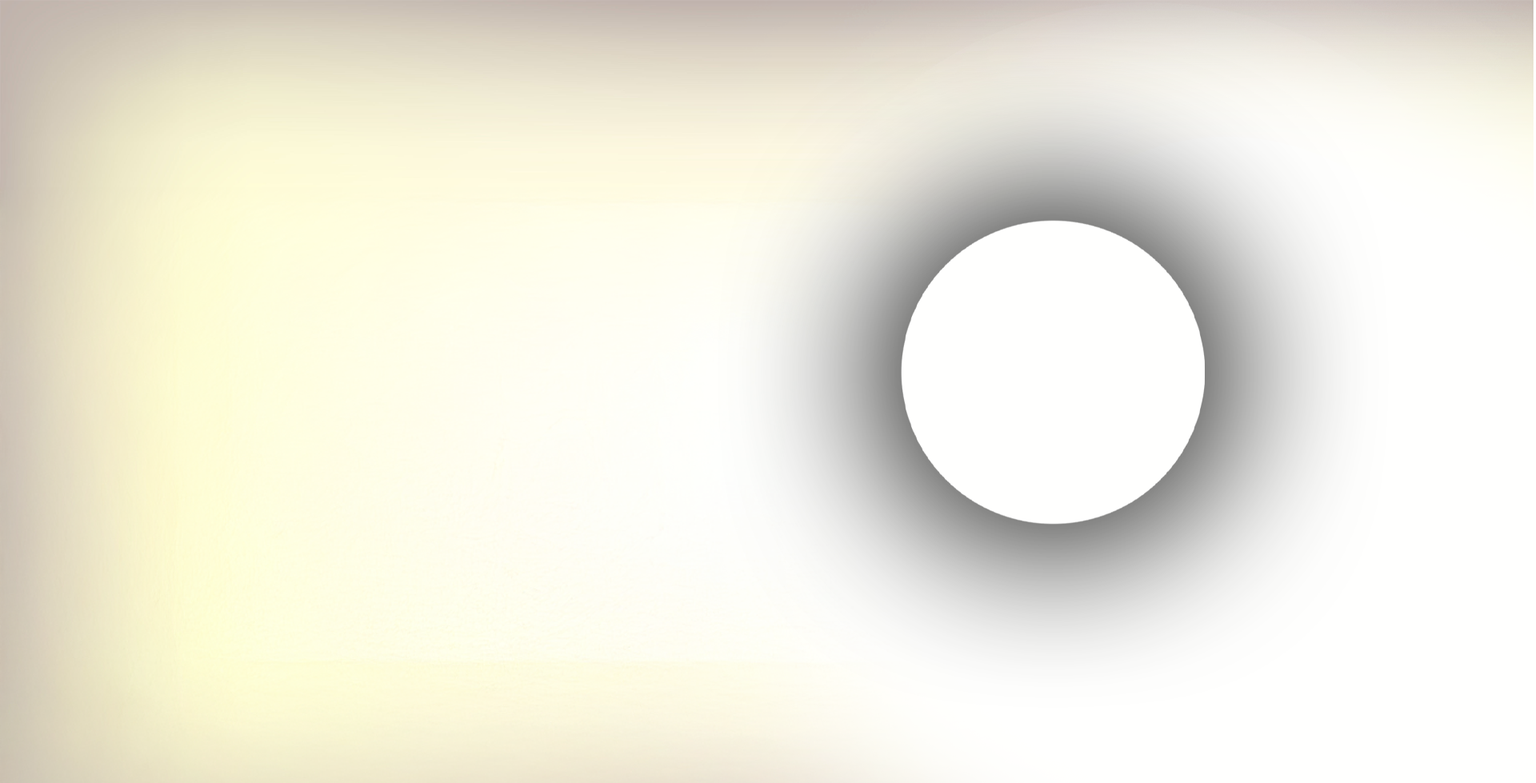
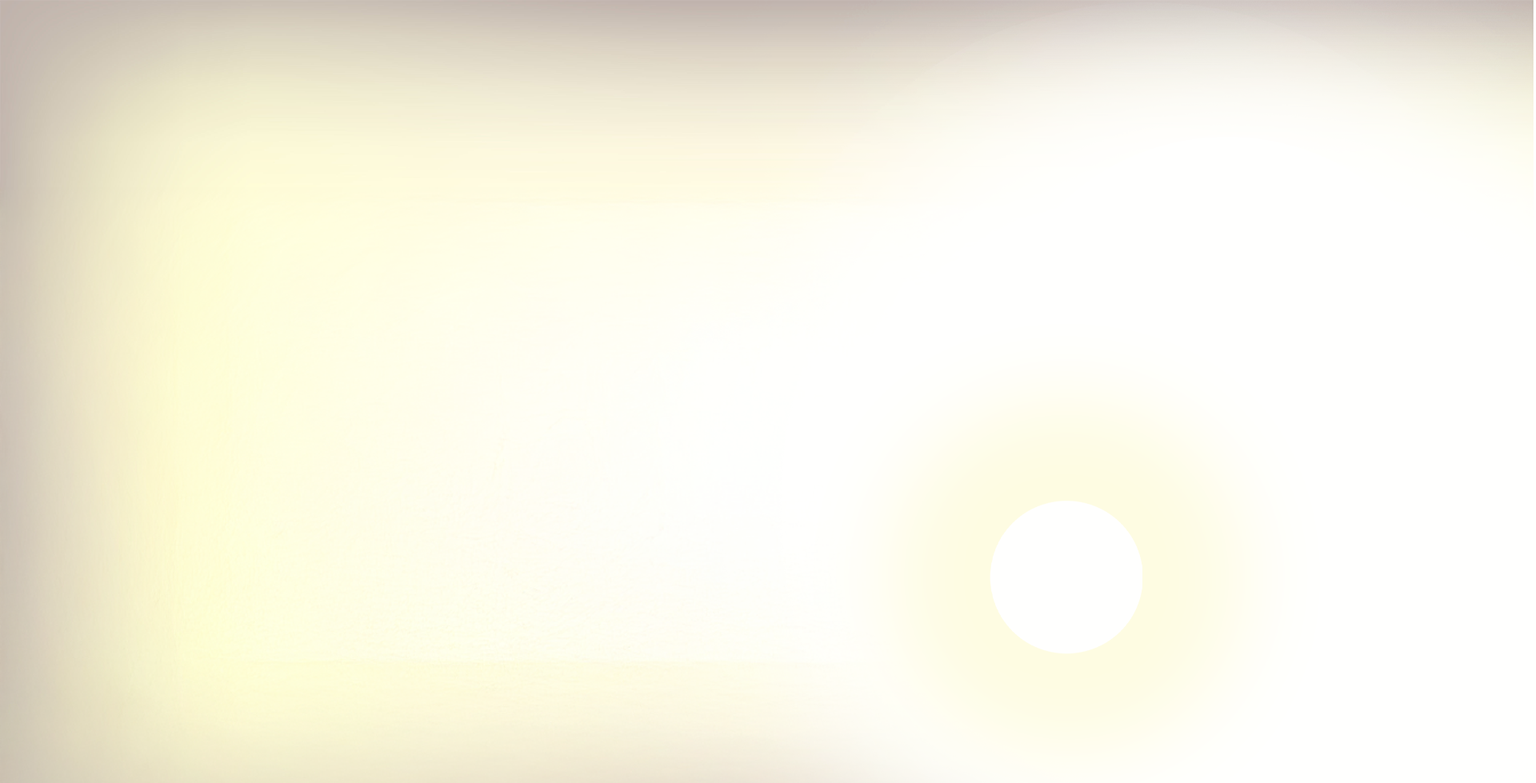
Before/after of a 1536x783 layered artwork. What changed in the layer stack:
painted on "Layer 2" over <box>900,220,1205,655</box>
